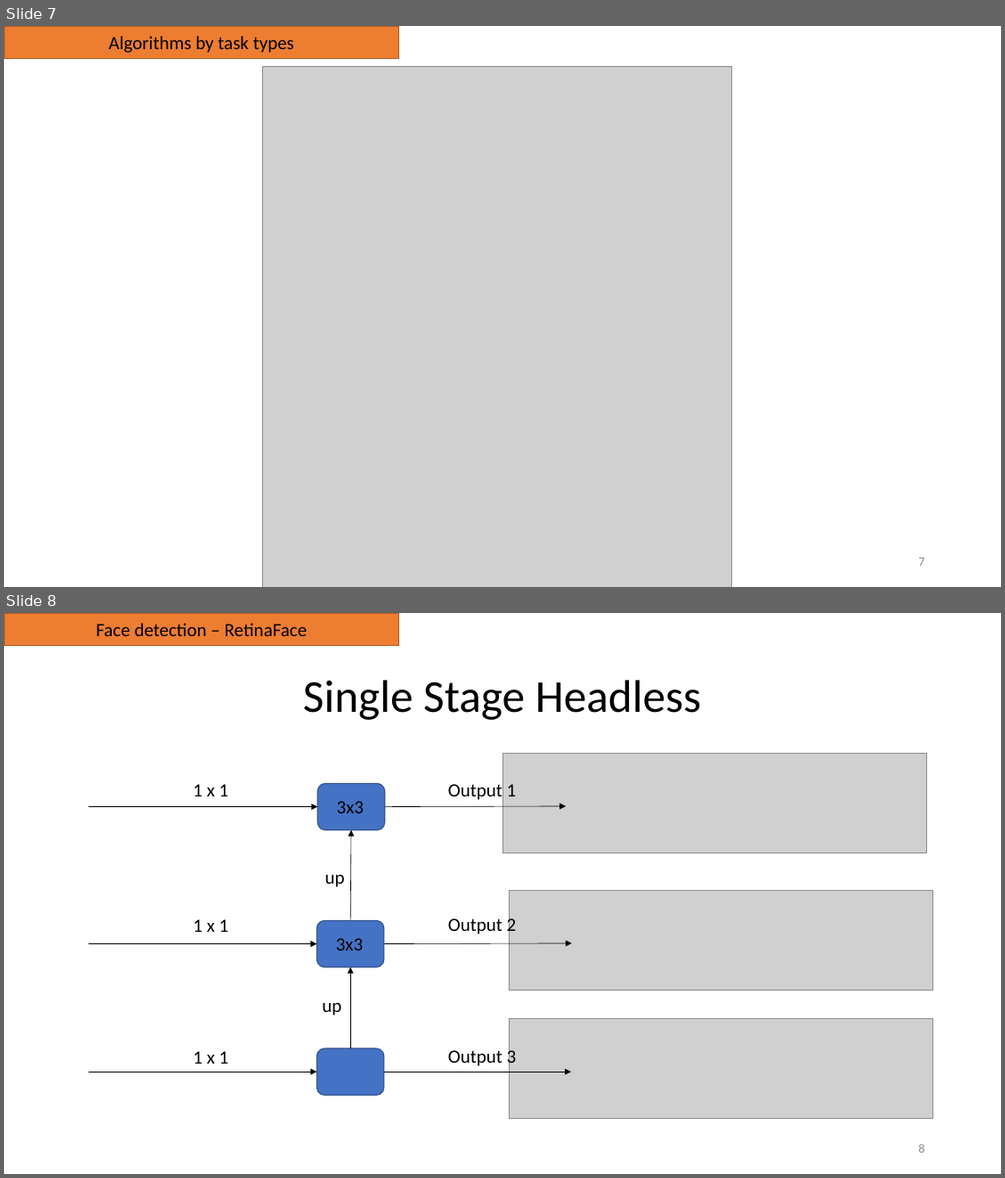
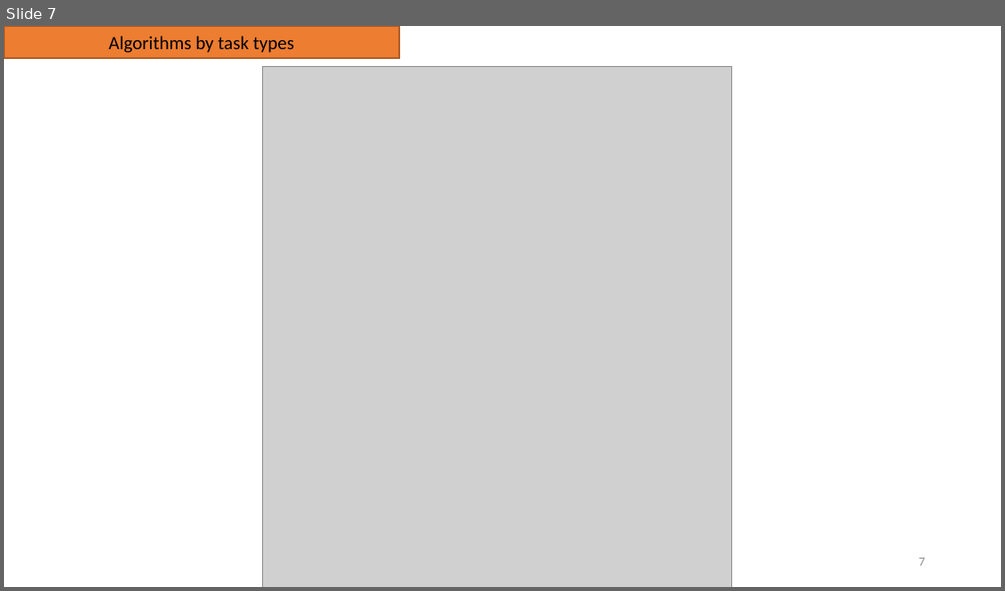
Before and after one commit to IMDxD/MLIsuct, a slide deck: fall2022/lectures/machine_learning_intro.pptx. Shown one above the other, each under a label of ours: slides 7 and 8 before the commit, slide 7 after it. The pictures are 1005x1178 and 1005x591 pixels, drawn with LibreOffice and Linux fonts; fonts in the diff are those of the drawing; grey boxes stand for pictures. Boxes give left, top, right and bottom in pixels: in the first picture for what was removed or moved away, otherwise in the second. Text is boxed around its words. In the diff, an @@ line names an element or a change of style, - is before the commit and + after.

```diff
--- a/fall2022/lectures/machine_learning_intro.pptx
+++ b/fall2022/lectures/machine_learning_intro.pptx
@@ slide 8 removed at (4, 613, 1001, 1174), background #FFFFFF @@
@@ rectangle removed at (4, 613, 399, 645) @@
-Face detection – RetinaFace
@@ title removed at (303, 680, 701, 720) @@
-Single Stage Headless
@@ picture removed at (502, 753, 927, 852) @@
@@ text removed at (193, 784, 229, 796) @@
-1 x 1
@@ rounded rectangle removed at (317, 784, 385, 830) @@
@@ text removed at (448, 784, 517, 800) @@
-Output 1
@@ arrow removed from (89, 807) to (317, 807) @@
@@ text removed at (337, 801, 364, 813) @@
-3x3
@@ arrow removed from (385, 807) to (566, 806) @@
@@ arrow removed from (350, 920) to (351, 830) @@
@@ text removed at (325, 875, 345, 887) @@
-up
@@ picture removed at (509, 891, 933, 989) @@
@@ text removed at (193, 919, 229, 932) @@
-1 x 1
@@ rounded rectangle removed at (316, 920, 384, 966) @@
@@ text removed at (448, 915, 517, 936) @@
-Output 2
@@ arrow removed from (89, 943) to (316, 943) @@
@@ text removed at (336, 938, 363, 950) @@
-3x3
@@ arrow removed from (384, 943) to (572, 943) @@
@@ arrow removed from (350, 1048) to (350, 967) @@
@@ text removed at (322, 1002, 341, 1015) @@
-up
@@ picture removed at (509, 1018, 933, 1118) @@
@@ text removed at (193, 1051, 229, 1063) @@
-1 x 1
@@ rounded rectangle removed at (316, 1048, 384, 1094) @@
@@ text removed at (448, 1046, 517, 1068) @@
-Output 3
@@ arrow removed from (89, 1071) to (316, 1071) @@
@@ arrow removed from (384, 1071) to (571, 1071) @@
@@ page number removed at (918, 1143, 924, 1152) @@
-8
```
Also in this commit, not shown: 12 other slides changed, 1 other file.
